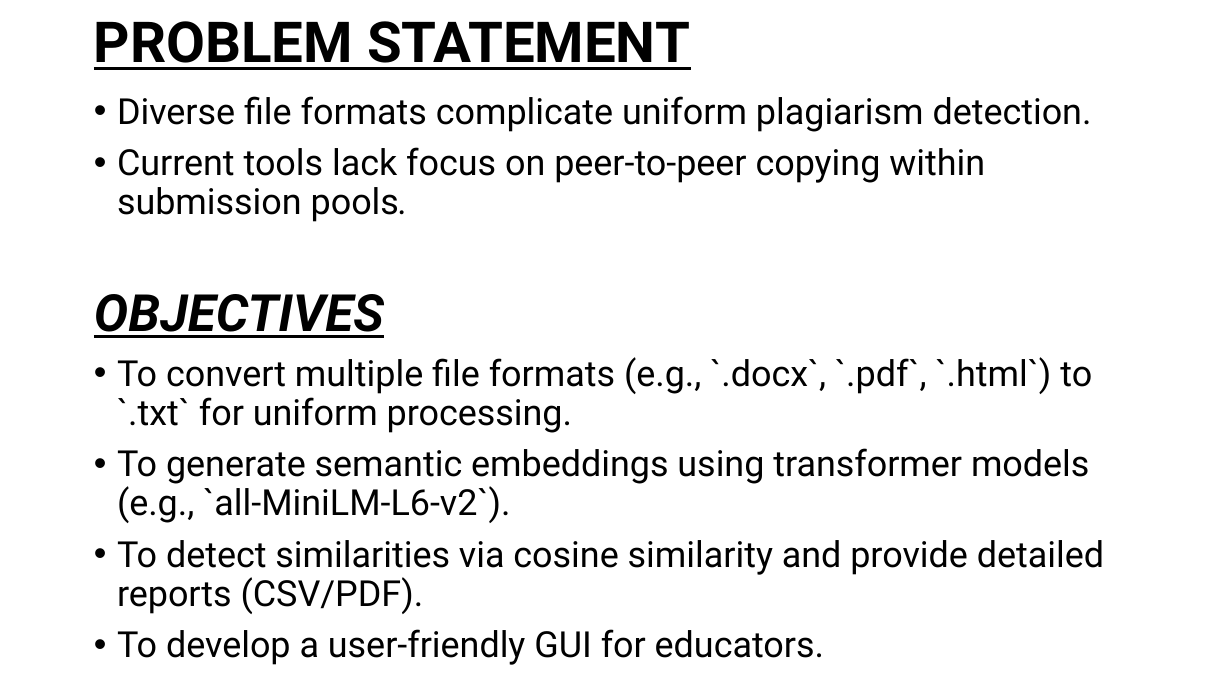
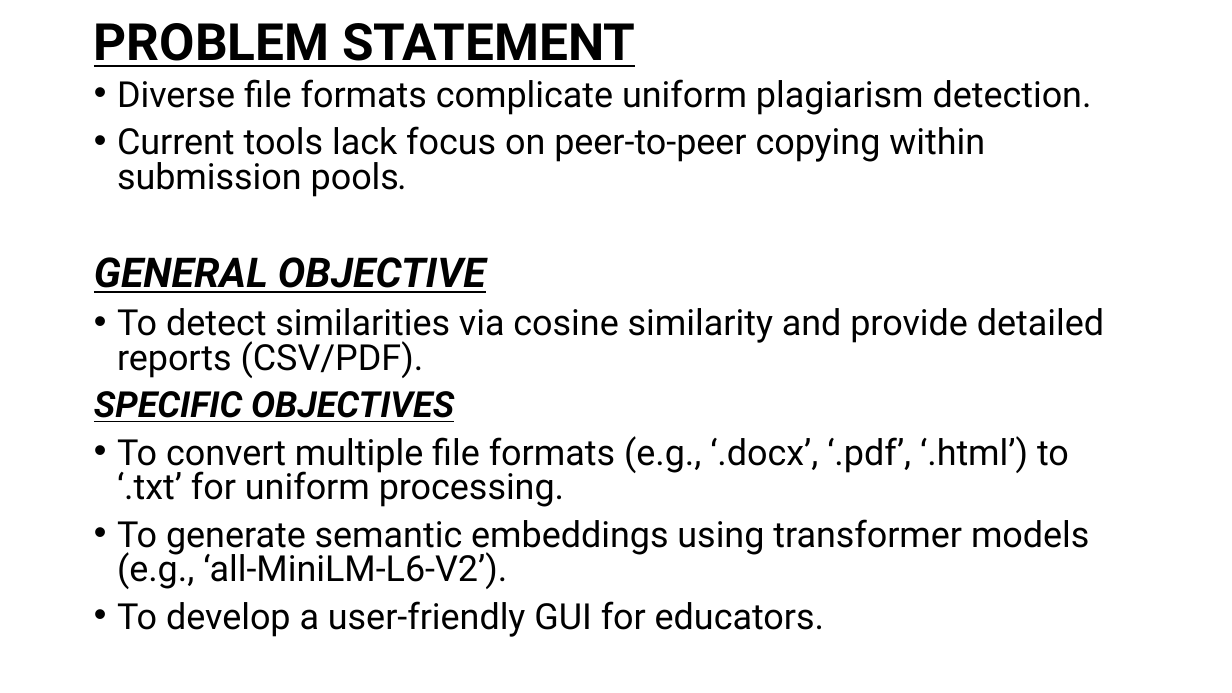
Before and after one commit to johnleshan/Plagiarism-Detector-Using-Sentence-Transformers, a slide deck: slide 2 of Documentation/Internal Plagiarism Detector.pptx. Drawn at 1232x693 pixels with LibreOffice and Linux fonts; fonts in the diff are those of the drawing. Boxes give left, top, right and bottom in pixels: in the first picture for what was removed or moved away, otherwise in the second. Text is boxed around its words. In the diff, an @@ line names an element or a change of style, - is before the commit and + after.

Commit message:
Editing of the presentation .ppt file.

```diff
--- a/Documentation/Internal Plagiarism Detector.pptx
+++ b/Documentation/Internal Plagiarism Detector.pptx
@@ title "PROBLEM STATEMENT" at bbox=[94, 23, 635, 67]: size 44 to 40 pt @@
@@ text "Diverse file formats complicate uniform ...": place and size @@
-text "Diverse file formats complicate uniform ..." at bbox=[94, 96, 1104, 665]
+text "Diverse file formats complicate uniform ..." at bbox=[94, 79, 1104, 637]
@@ text at bbox=[117, 79, 1104, 637]: line spacing 0.9 to 0.8 @@
@@ text at bbox=[94, 257, 486, 293]: text changed; size 28 to 32 pt; bold on; italic on @@
-OBJECTIVES
-• To convert multiple file formats (e.g., `.docx`, `.pdf`, `.html`) to `.txt` for uniform processing.
-• To generate semantic embeddings using transformer models (e.g., `all-MiniLM-L6-v2`).
+GENERAL OBJECTIVE
@@ text at bbox=[94, 391, 1089, 589]: paragraphs added @@
+SPECIFIC OBJECTIVES
+• To convert multiple file formats (e.g., ‘.docx’, ‘.pdf’, ‘.html’) to ‘.txt’ for uniform processing.
+• To generate semantic embeddings using transformer models (e.g., ‘all-MiniLM-L6-V2’).
```
Also in this commit, not shown: 1 other slide changed, 3 slides added.
